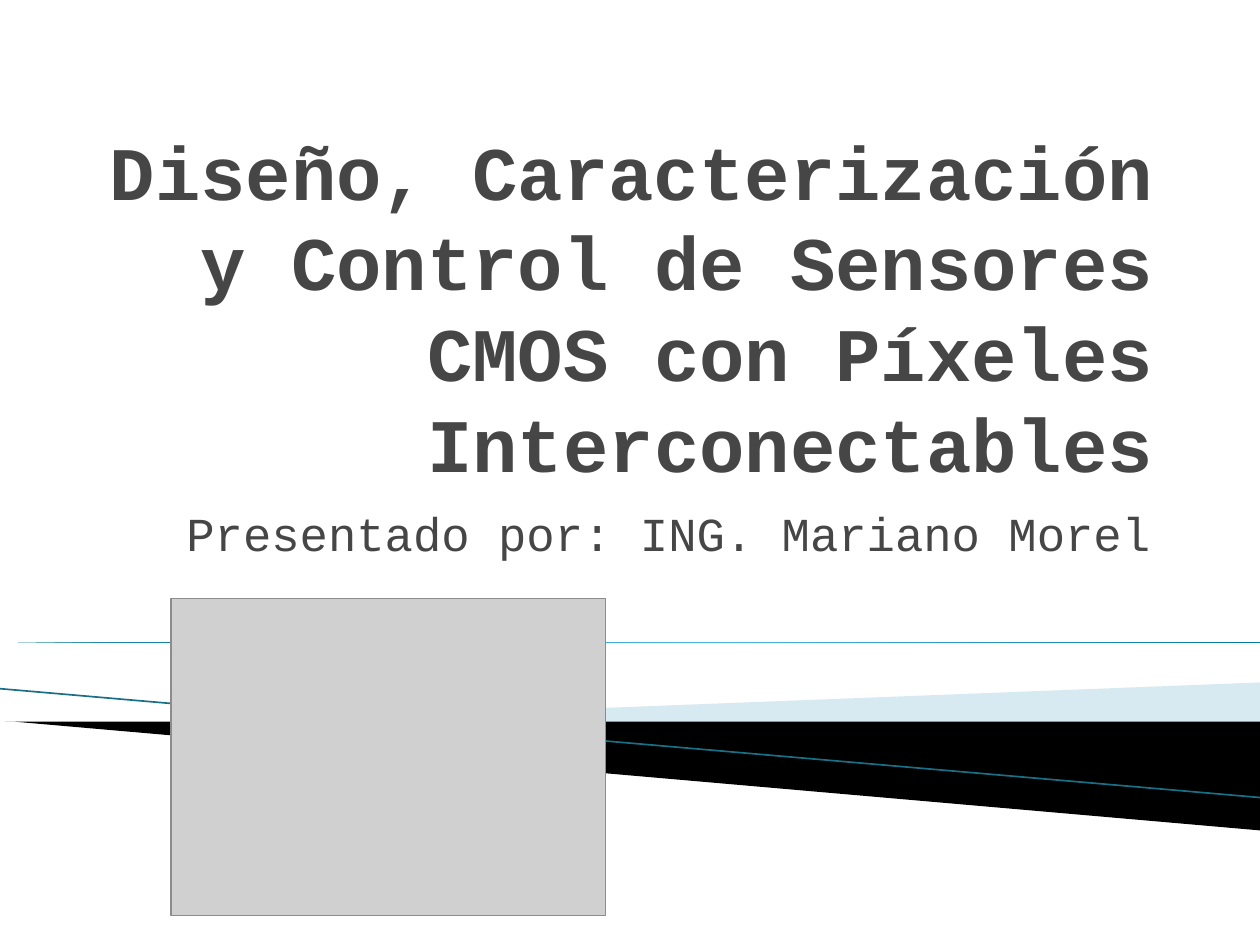
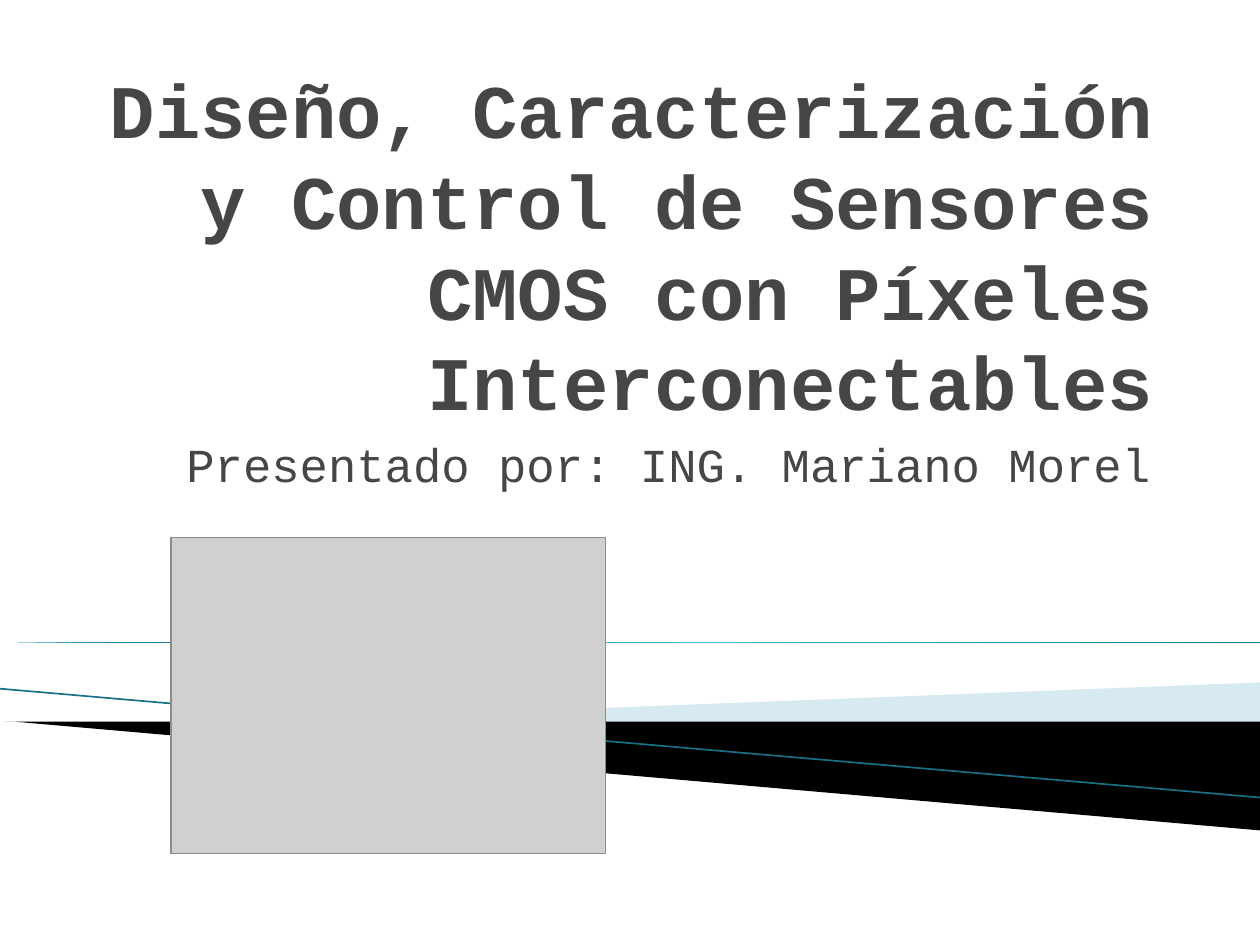
Before and after one commit to marianomorel/maestria-repo, a slide deck: slide 1 of sensores_cmos_presentacion.pptx. Drawn at 1260x945 pixels with LibreOffice and Linux fonts; fonts in the diff are those of the drawing; grey boxes stand for pictures; background and template pictures are left out. Boxes give left, top, right and bottom in pixels: in the first picture for what was removed or moved away, otherwise in the second. Text is boxed around its words. In the diff, an @@ line names an element or a change of style, - is before the commit and + after.

```diff
--- a/sensores_cmos_presentacion.pptx
+++ b/sensores_cmos_presentacion.pptx
@@ title "Diseño, Caracterización y Control de ...": place and size @@
-title "Diseño, Caracterización y Control de ..." at [110, 145, 1153, 473]
+title "Diseño, Caracterización y Control de ..." at [110, 84, 1153, 411]
@@ subtitle "Presentado por: ING. Mariano Morel": place and size @@
-subtitle "Presentado por: ING. Mariano Morel" at [186, 517, 1150, 561]
+subtitle "Presentado por: ING. Mariano Morel" at [186, 448, 1150, 492]
@@ picture: place and size @@
-picture at [171, 598, 606, 915]
+picture at [171, 537, 606, 853]
```
Also in this commit, not shown: 5 other slides changed, 1 other file.
